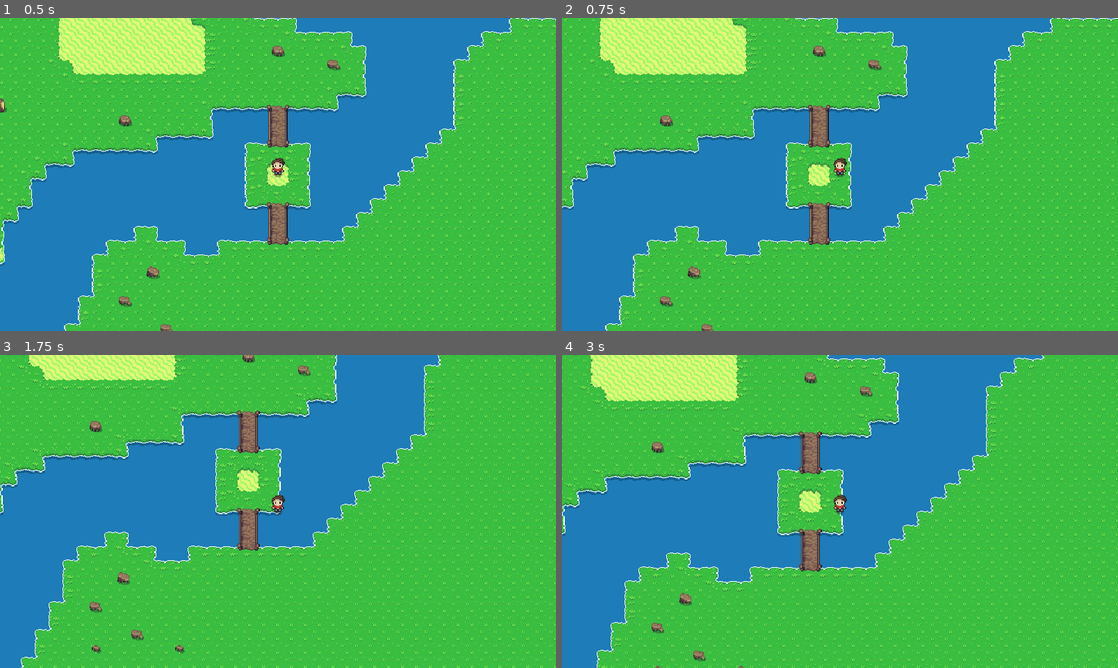
Above: before the commit, frames 1-4 (two rows, left to right).
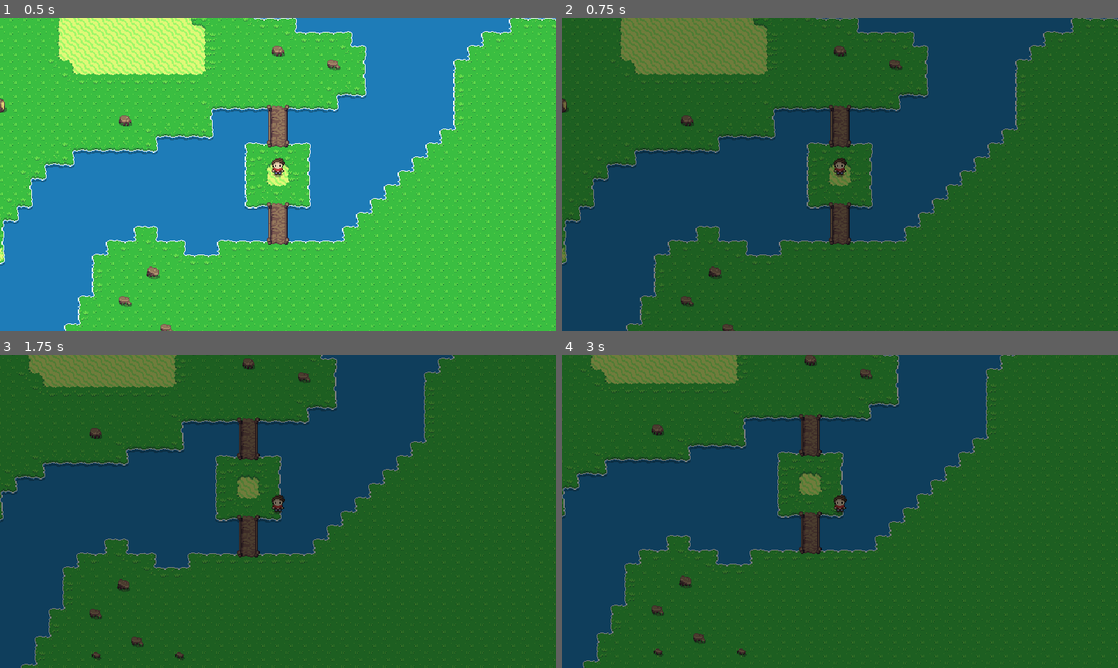
Above: after the commit, the same moments.

Repository: Dinastia-Harzu/un-breve-paseo-por-las-afueras-de-pulkilastia
Game: Godot game, scene res://src/scenes/main.tscn
Same seed, same stepped clock (60 frames per second), same inputs: the game is played once before the commit and once after it.
Inputs:
- Up to frame 1 (0.5 s): no input
- Up to frame 2 (0.75 s): tap Enter (ui_accept) at 0.5 s; hold D (move_right) from 0.53 s (still down); tap C at 0.6 s
- Up to frame 3 (1.75 s): tap Enter (ui_accept) at 0.77, 1.52 s; release D (move_right) at 1.28 s; hold S (move_down) from 1.28 s (still down); tap C at 1.35 s
- Up to frame 4 (3 s): tap Enter (ui_accept) at 2, 2.75 s; release S (move_down) at 2.03 s; hold D (move_right) 2.03-2.78 s; tap C at 2.1, 2.85 s; hold W (move_up) from 2.78 s (still down)

Frame 1 is identical in both runs. In frame 2, 100% of the frame differs, in the area x 0-100%, y 0-100%; in frame 3, 100%; in frame 4, 100%.

Commit message:
Implementar pausa (WIP)
De momento solo detiene todo el procesamiento y oscurece un poco la
pantalla.

Diff:
--- a/project.godot
+++ b/project.godot
@@ -91,6 +91,11 @@
 "events": [Object(InputEventKey,"resource_local_to_scene":false,"resource_name":"","device":-1,"window_id":0,"alt_press …(195 unchanged characters)…
 ]
 }
+pause={
+"deadzone": 0.2,
+"events": [Object(InputEventKey,"resource_local_to_scene":false,"resource_name":"","device":-1,"window_id":0,"alt_pressed":false,"shift_pressed":false,"ctrl_pressed":false,"meta_pressed":false,"pressed":false,"keycode":0,"physical_keycode":4194309,"key_label":0,"unicode":0,"location":0,"echo":false,"script":null)
+]
+}
 
 [layer_names]
 
--- a/src/scenes/main.tscn
+++ b/src/scenes/main.tscn
@@ -57,6 +57,7 @@
 
 [node name="PauseRoot" type="Control" parent="PauseLayer" unique_id=436953972]
 unique_name_in_owner = true
+visible = false
 layout_mode = 3
 anchors_preset = 15
 anchor_right = 1.0
@@ -64,6 +65,15 @@
 grow_horizontal = 2
 grow_vertical = 2
 mouse_filter = 2
+
+[node name="ColorRect" type="ColorRect" parent="PauseLayer/PauseRoot" unique_id=911734360]
+layout_mode = 1
+anchors_preset = 15
+anchor_right = 1.0
+anchor_bottom = 1.0
+grow_horizontal = 2
+grow_vertical = 2
+color = Color(0, 0, 0, 0.49803922)
 
 [node name="TransitionLayer" type="CanvasLayer" parent="." unique_id=1716771813]
 process_mode = 3
--- a/src/scripts/main.gd
+++ b/src/scripts/main.gd
@@ -15,6 +15,11 @@
 var player: Player = null
 
 var _current_level: Level2D = null
+var _paused := false:
+	set(value):
+		_paused = value
+		get_tree().paused = value
+		pause_root.visible = _paused
 
 @onready var level_root: Node2D = %LevelRoot
 @onready var entity_root: Node2D = %EntityRoot
@@ -40,6 +45,8 @@
 		Globals.quit_game()
 	elif event.is_action_pressed(InputActions.DEBUG_TOGGLE):
 		debug_mode = not debug_mode
+	elif event.is_action_pressed(InputActions.PAUSE):
+		_paused = not _paused
 
 
 func load_level(level_scene_uid: String) -> void:
--- a/src/scripts/utils/input_actions.gd
+++ b/src/scripts/utils/input_actions.gd
@@ -97,6 +97,7 @@
 const MOVE_RIGHT := &"move_right"
 const DEBUG_QUIT := &"debug_quit"
 const DEBUG_TOGGLE := &"debug_toggle"
+const PAUSE := &"pause"
 const SPATIAL_EDITOR__VIEWPORT_ORBIT_MODIFIER_1 := &"spatial_editor/viewport_orbit_modifier_1"
 const SPATIAL_EDITOR__VIEWPORT_ORBIT_MODIFIER_2 := &"spatial_editor/viewport_orbit_modifier_2"
 const SPATIAL_EDITOR__VIEWPORT_ORBIT_SNAP_MODIFIER_1 := &"spatial_editor/viewport_orbit_snap_modifier_1"
